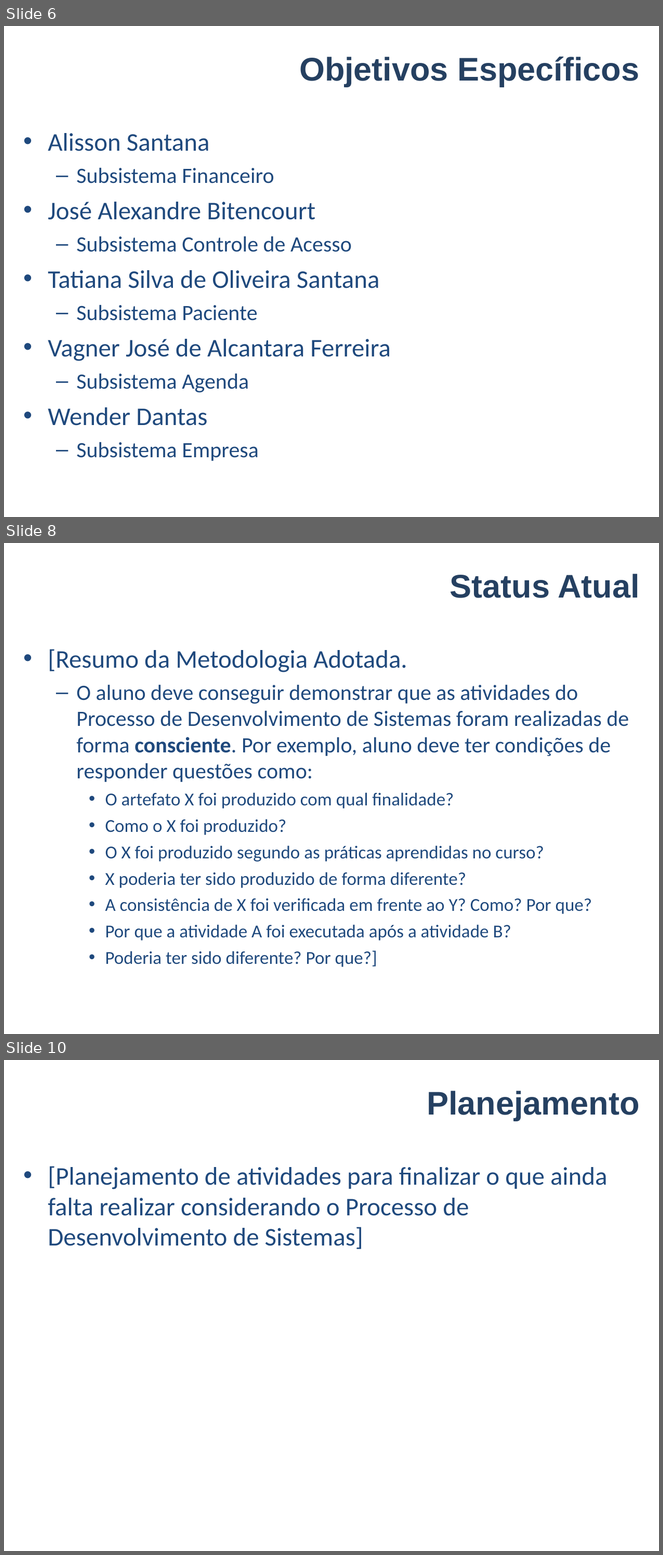
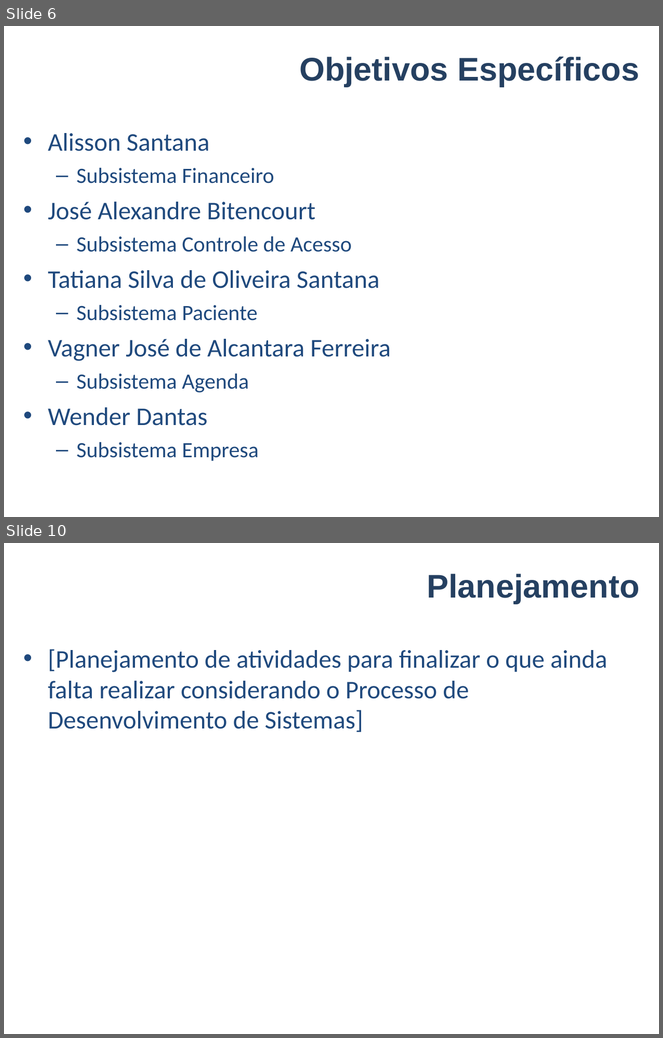
Before and after one commit to VagnerAlcantara/TCC, a slide deck: AnteProjeto/Apresentacao do Anteprojeto.ppt. Shown one above the other, each under a label of ours: slides 6, 8 and 10 before the commit, slides 6 and 10 after it; the slides between them are not shown. The pictures are 663x1555 and 663x1038 pixels, drawn with LibreOffice and Linux fonts; fonts in the diff are those of the drawing; background and template pictures are left out. Boxes give left, top, right and bottom in pixels: in the first picture for what was removed or moved away, otherwise in the second. Text is boxed around its words. In the diff, an @@ line names an element or a change of style, - is before the commit and + after.

Commit message:
Atualização
Atualização

```diff
--- a/AnteProjeto/Apresentacao do Anteprojeto.ppt
+++ b/AnteProjeto/Apresentacao do Anteprojeto.ppt
@@ slide 8 removed at [4,543,659,1034], background #FFFFFF @@
@@ title removed at [450,574,639,598] @@
-Status Atual
@@ text removed at [48,649,629,967] @@
-• [Resumo da Metodologia Adotada.
-  – O aluno deve conseguir demonstrar que as atividades do Processo de Desenvolvimento de Sistemas foram realizadas de forma consciente. Por exemplo, aluno deve ter condições de responder questões como:
-    • O artefato X foi produzido com qual finalidade?
-    • Como o X foi produzido?
-    • O X foi produzido segundo as práticas aprendidas no curso?
-    • X poderia ter sido produzido de forma diferente?
-    • A consistência de X foi verificada em frente ao Y? Como? Por que?
-    • Por que a atividade A foi executada após a atividade B?
-    • Poderia ter sido diferente? Por que?]
```
Also in this commit, not shown: 1 slide changed, 2 slides added, 1 other slide removed.
